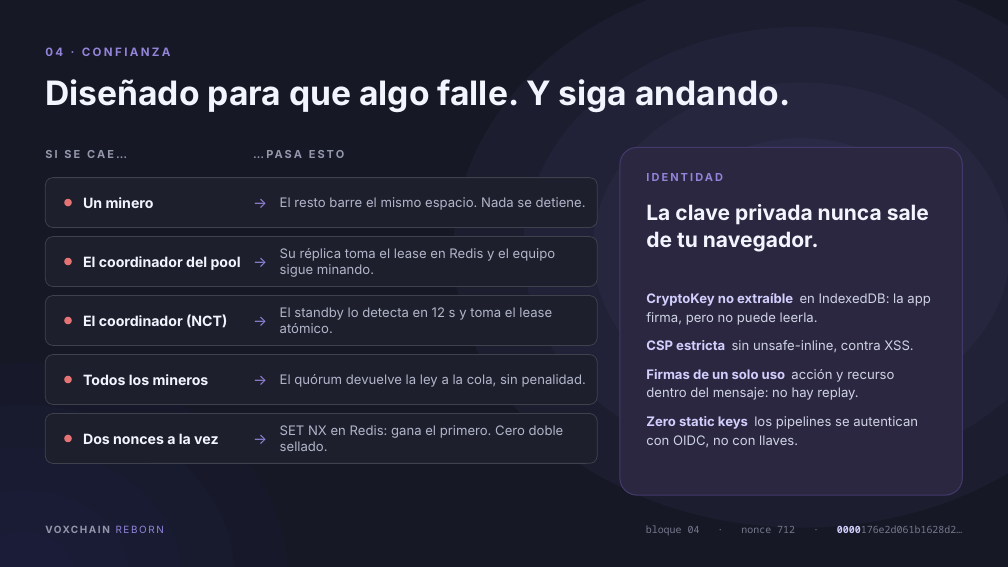
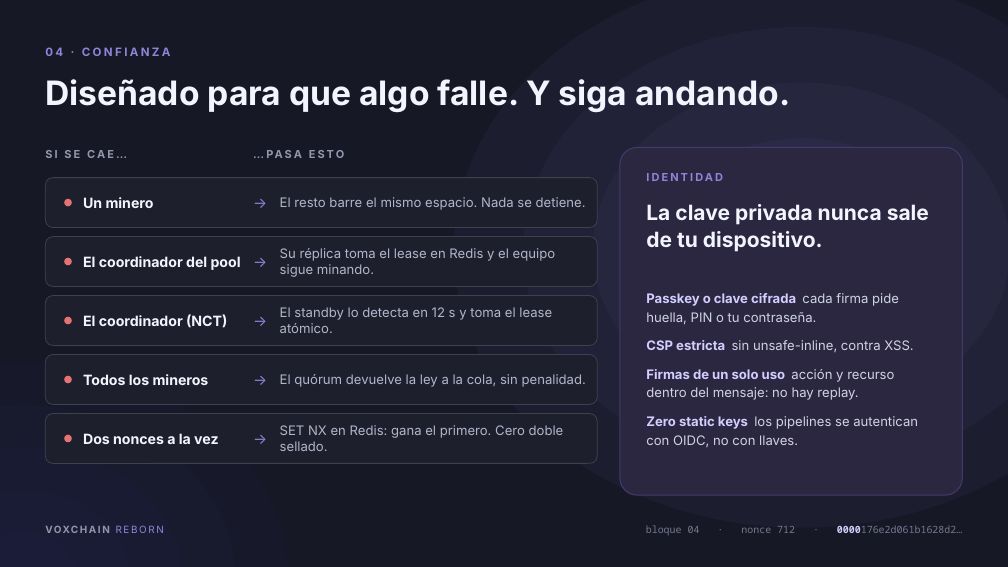
Before and after one commit to GustavoContardi/TPIntegrador_SDyPP, a slide deck: slide 5 of docs/presentacion/VoxChain-Reborn.pptx. Drawn at 1008x567 pixels with LibreOffice and Linux fonts; fonts in the diff are those of the drawing. Boxes give left, top, right and bottom in pixels: in the first picture for what was removed or moved away, otherwise in the second. Text is boxed around its words. In the diff, an @@ line names an element or a change of style, - is before the commit and + after.

```diff
--- a/docs/presentacion/VoxChain-Reborn.pptx
+++ b/docs/presentacion/VoxChain-Reborn.pptx
@@ text at (646, 204, 929, 252): text changed @@
-La clave privada nunca sale de tu navegador.
+La clave privada nunca sale de tu dispositivo.
@@ text at (646, 293, 899, 324): text changed @@
-CryptoKey no extraíble en IndexedDB: la app firma, pero no puede leerla.
+Passkey o clave cifrada cada firma pide huella, PIN o tu contraseña.
```
Also in this commit, not shown: 2 other slides changed, 5 other files.
